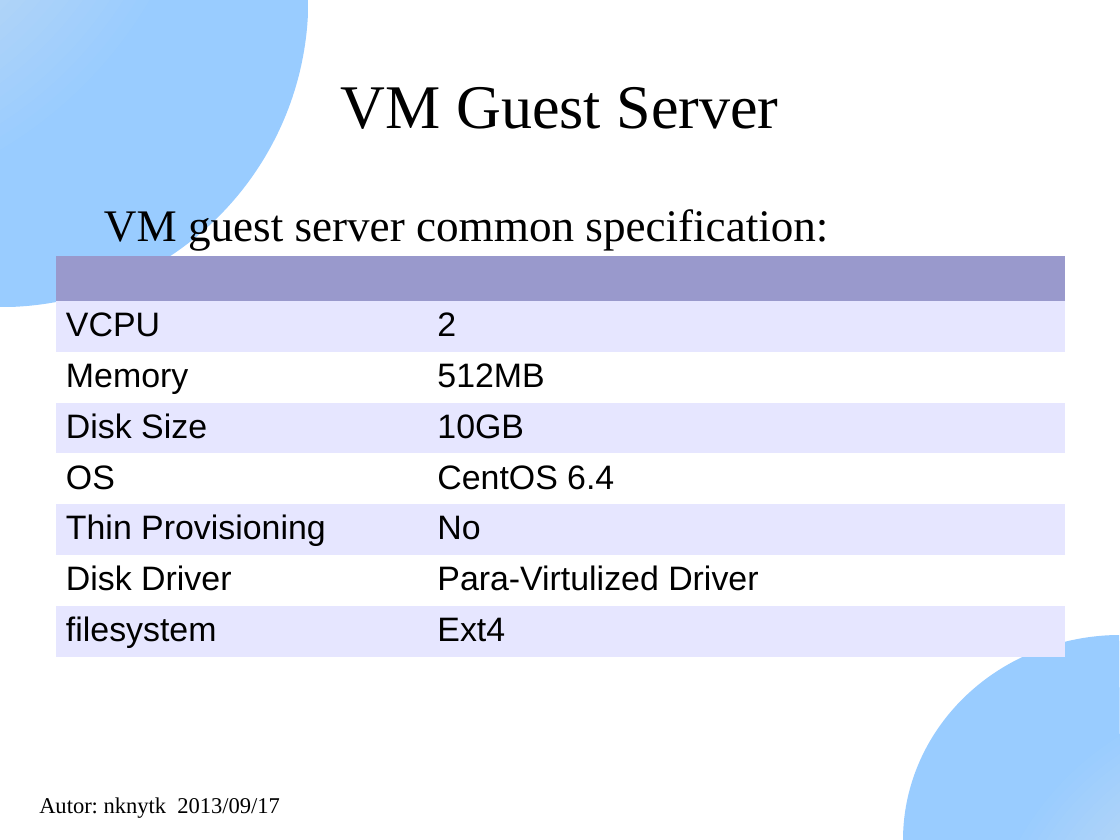
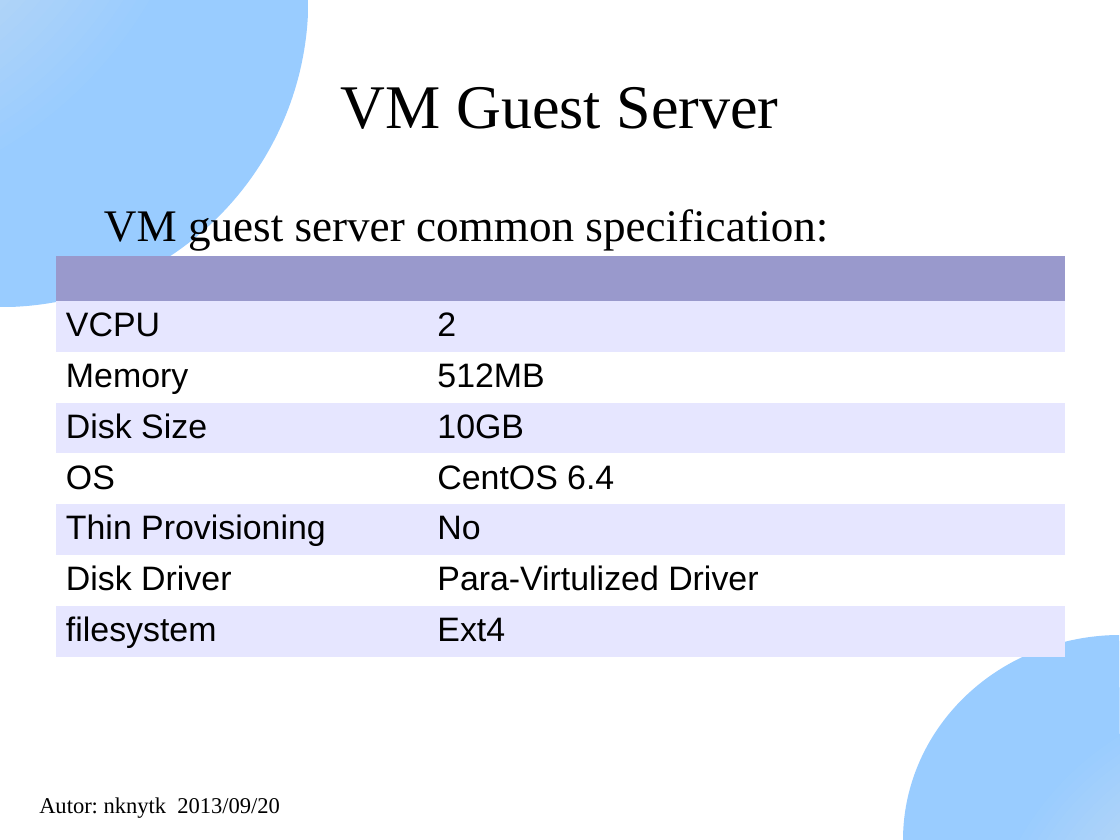
Before and after one commit to nknytk/disk-performance-xen-kvm, a slide deck: slide 9 of DiskPerformanceXenAndKvm.odp. Drawn at 1120x840 pixels with LibreOffice and Linux fonts; fonts in the diff are those of the drawing. Boxes give left, top, right and bottom in pixels: in the first picture for what was removed or moved away, otherwise in the second. Text is boxed around its words. In the diff, an @@ line names an element or a change of style, - is before the commit and + after.

```diff
--- a/DiskPerformanceXenAndKvm.odp
+++ b/DiskPerformanceXenAndKvm.odp
@@ text at box(39, 797, 280, 818): text changed @@
-Autor: nknytk 2013/09/17
+Autor: nknytk 2013/09/20
```
Also in this commit, not shown: 50 other slides changed, 1 slide added.
